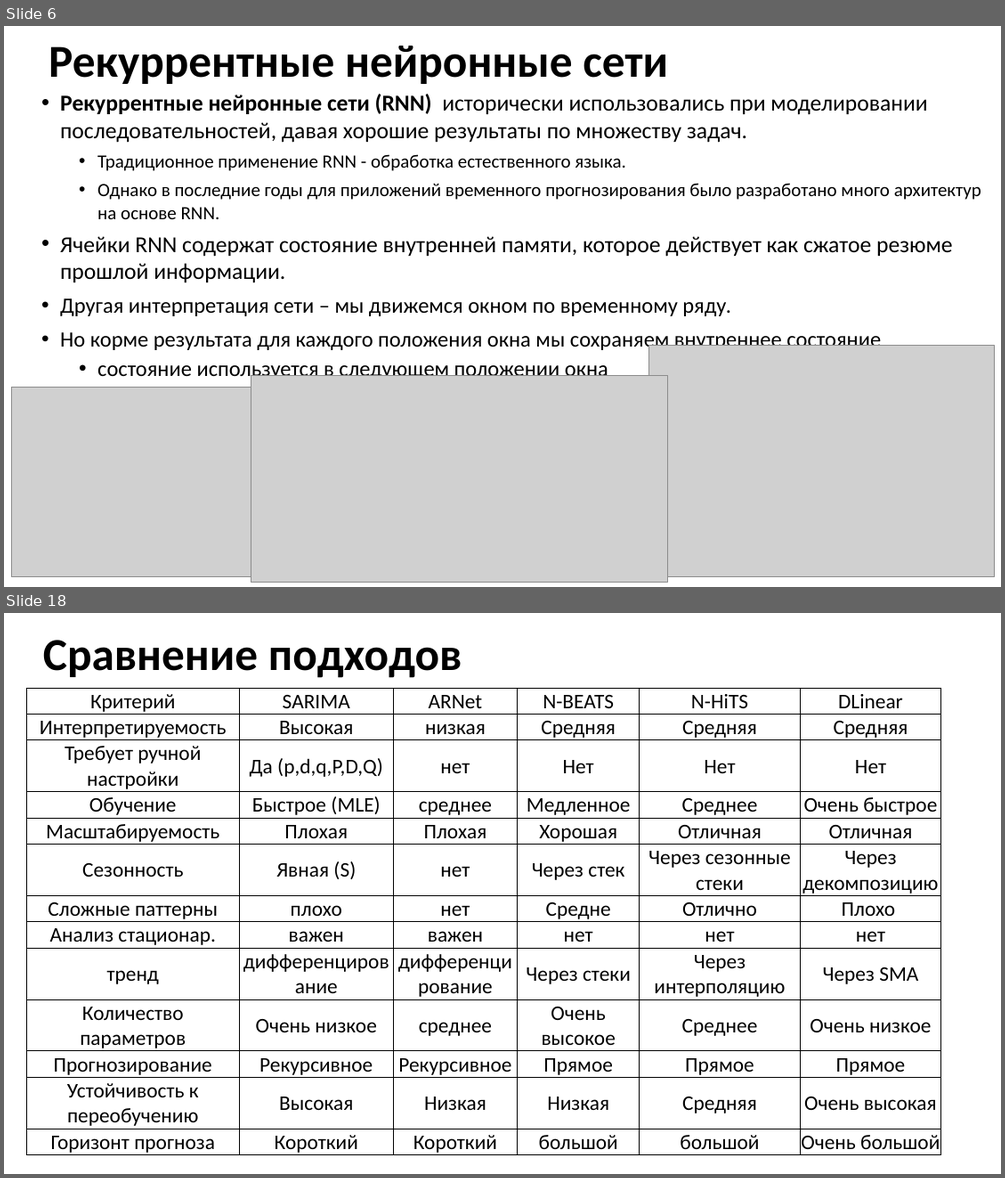
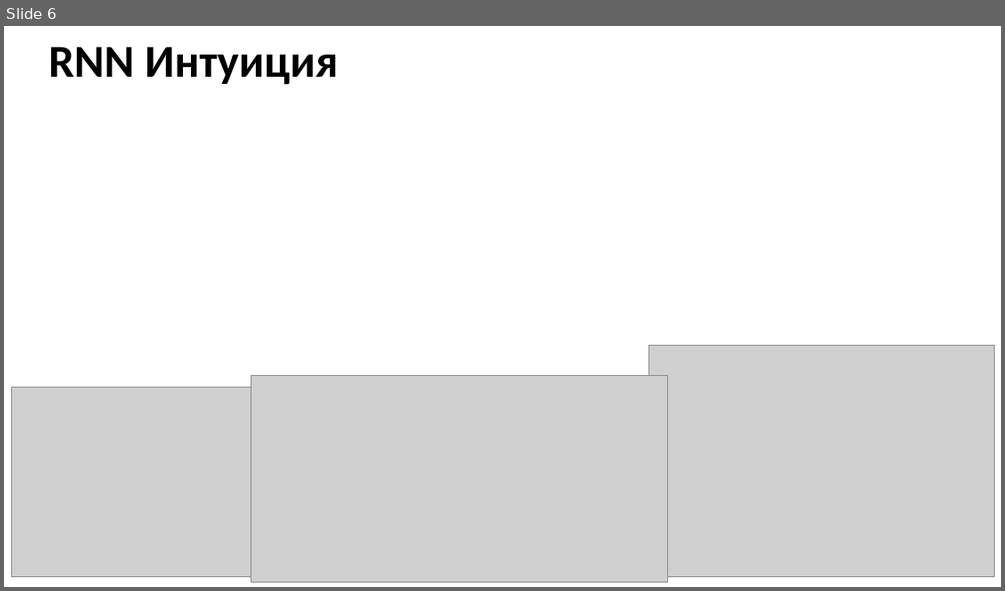
Before and after one commit to MVRonkin/TimeSeriesCourse, a slide deck: 2025/LEC/07-2 RNN.pptx. Shown one above the other, each under a label of ours: slides 6 and 18 before the commit, slide 6 after it; the slides between them are not shown. The pictures are 1005x1178 and 1005x591 pixels, drawn with LibreOffice and Linux fonts; fonts in the diff are those of the drawing; grey boxes stand for pictures. Boxes give left, top, right and bottom in pixels: in the first picture for what was removed or moved away, otherwise in the second. Text is boxed around its words. In the diff, an @@ line names an element or a change of style, - is before the commit and + after.

```diff
--- a/2025/LEC/07-2 RNN.pptx
+++ b/2025/LEC/07-2 RNN.pptx
@@ slide 18 removed at [4, 613, 1001, 1174], background #FFFFFF @@
@@ title removed at [43, 640, 462, 678] @@
-Сравнение подходов
@@ table removed at [26, 688, 942, 1156], 13 rows, 6 columns @@
-Критерий | SARIMA | ARNet | N-BEATS | N-HiTS | DLinear
-Интерпретируемость | Высокая | низкая | Средняя | Средняя | Средняя
-Требует ручной настройки | Да (p,d,q,P,D,Q) | нет | Нет | Нет | Нет
-Обучение | Быстрое (MLE) | среднее | Медленное | Среднее | Очень быстрое
-Масштабируемость | Плохая | Плохая | Хорошая | Отличная | Отличная
-Сезонность | Явная (S) | нет | Через стек | Через сезонные стеки | Через декомпозицию
-Сложные паттерны | плохо | нет | Средне | Отлично | Плохо
-Анализ стационар. | важен | важен | нет | нет | нет
-тренд | дифференцирование | дифференцирование | Через стеки | Через интерполяцию | Через SMA
-Количество параметров | Очень низкое | среднее | Очень высокое | Среднее | Очень низкое
-Прогнозирование | Рекурсивное | Рекурсивное | Прямое | Прямое | Прямое
-Устойчивость к переобучению | Высокая | Низкая | Низкая | Средняя | Очень высокая
-Горизонт прогноза | Короткий | Короткий | большой | большой | Очень большой
@@ slide 6 changed as well @@
@@ title at [48, 46, 338, 85]: text changed @@
-Рекуррентные нейронные сети
+RNN Интуиция
@@ text removed at [60, 94, 981, 381] @@
-• Рекуррентные нейронные сети (RNN) исторически использовались при моделировании последовательностей, давая хорошие результаты по множеству задач.
-  • Традиционное применение RNN - обработка естественного языка.
-  • Однако в последние годы для приложений временного прогнозирования было разработано много архитектур на основе RNN.
-• Ячейки RNN содержат состояние внутренней памяти, которое действует как сжатое резюме прошлой информации.
-• Другая интерпретация сети – мы движемся окном по временному ряду.
-• Но корме результата для каждого положения окна мы сохраняем внутреннее состояние
-  • состояние используется в следующем положении окна
```
Also in this commit, not shown: 13 slides added, 84 other slides removed.
